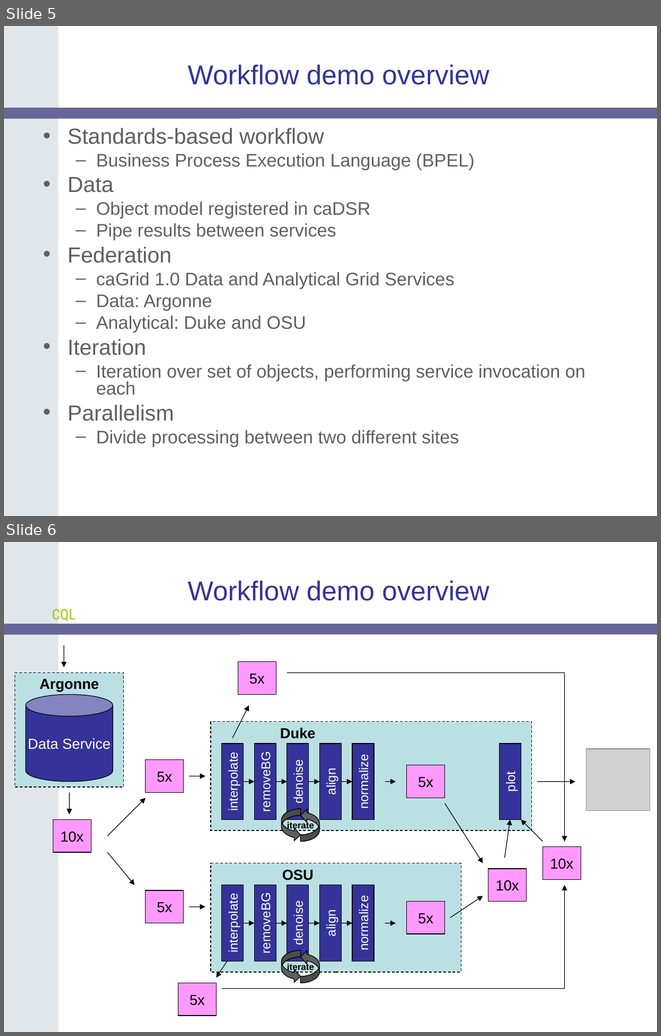
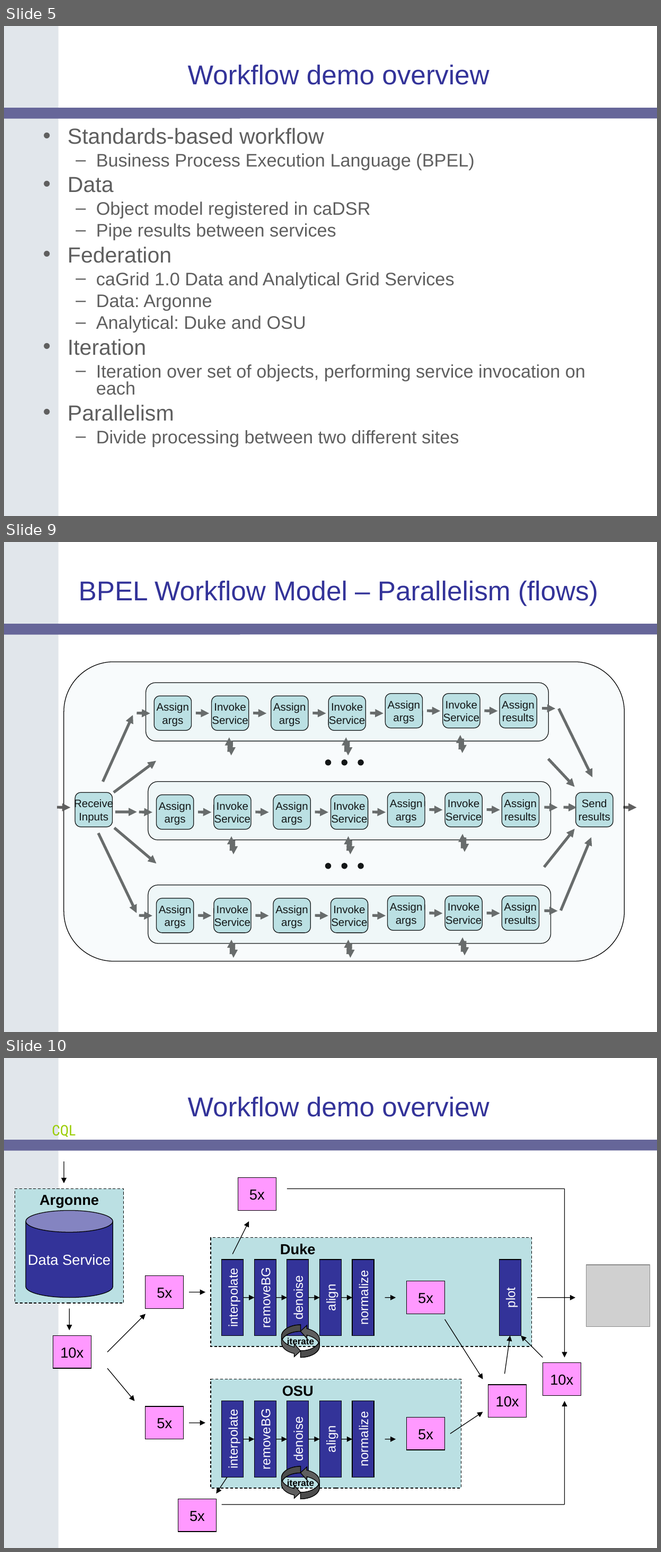
Before and after one commit to NCIP/cagrid-docs, a slide deck: presentations/200604_AnnualMeeting/caGrid-1.0-Demo.ppt. Shown one above the other, each under a label of ours: slides 5 and 6 before the commit, slides 5, 9 and 10 after it; the slides between them are not shown. The pictures are 661x1036 and 661x1552 pixels, drawn with LibreOffice and Linux fonts; fonts in the diff are those of the drawing; grey boxes stand for pictures; background and template pictures are left out. Boxes give left, top, right and bottom in pixels: in the first picture for what was removed or moved away, otherwise in the second. Text is boxed around its words. In the diff, an @@ line names an element or a change of style, - is before the commit and + after.

Commit message:
Added visual slides for workflow Demo introduction.

```diff
--- a/presentations/200604_AnnualMeeting/caGrid-1.0-Demo.ppt
+++ b/presentations/200604_AnnualMeeting/caGrid-1.0-Demo.ppt
@@ slide 9 added at (x1=4, y1=542, x2=657, y2=1032), background #FFFFFF; not listed: 2 template elements that a slide beside it also shows @@
@@ title added at (x1=79, y1=581, x2=598, y2=606), 30 pt, text #333399 @@
+BPEL Workflow Model – Parallelism (flows)
@@ rounded rectangle added at (x1=64, y1=661, x2=624, y2=961), fill #BBE0E3 at 10% opacity, outline #000000 0.74 pt @@
@@ arrow added from (103, 782) to (133, 715), #5F5F5F 3 pt @@
@@ group added at (x1=136, y1=682, x2=555, y2=756): 14 arrows, 8 rounded rectangles @@
+Assign
+results
+Assign
+args
+Invoke
+Service
+Assign
+args
+Invoke
+Service
+Assign
+args
+Invoke
+Service
@@ arrow added from (559, 708) to (592, 777), #5F5F5F 3 pt @@
@@ arrow added from (114, 792) to (156, 761), #5F5F5F 3 pt @@
@@ ellipse added at (x1=325, y1=759, x2=330, y2=765), fill #000000, outline #000000 0.74 pt @@
@@ ellipse added at (x1=342, y1=759, x2=347, y2=765), fill #000000, outline #000000 0.74 pt @@
@@ ellipse added at (x1=358, y1=759, x2=363, y2=765), fill #000000, outline #000000 0.74 pt @@
@@ arrow added from (548, 759) to (575, 787), #5F5F5F 3 pt @@
@@ rounded rectangle added at (x1=75, y1=792, x2=113, y2=827), fill #BBE0E3, outline #000000 0.74 pt, 12 pt, text #000000 @@
+Receive
+Inputs
@@ rounded rectangle added at (x1=576, y1=792, x2=613, y2=827), fill #BBE0E3, outline #000000 0.74 pt, 12 pt, text #000000 @@
+Send
+results
@@ arrow added from (57, 807) to (71, 807), #5F5F5F 3 pt @@
@@ arrow added from (115, 812) to (136, 812), #5F5F5F 3 pt @@
@@ group added at (x1=139, y1=782, x2=558, y2=854): 14 arrows, 8 rounded rectangles @@
+Assign
+results
+Assign
+args
+Invoke
+Service
+Assign
+args
+Invoke
+Service
+Assign
+args
+Invoke
+Service
@@ arrow added from (564, 807) to (576, 807), #5F5F5F 3 pt @@
@@ arrow added from (623, 807) to (637, 807), #5F5F5F 3 pt @@
@@ arrow added from (98, 833) to (136, 913), #5F5F5F 3 pt @@
@@ arrow added from (114, 828) to (156, 863), #5F5F5F 3 pt @@
@@ arrow added from (544, 867) to (575, 829), #5F5F5F 3 pt @@
@@ arrow added from (561, 910) to (591, 837), #5F5F5F 3 pt @@
@@ ellipse added at (x1=325, y1=863, x2=330, y2=868), fill #000000, outline #000000 0.74 pt @@
@@ ellipse added at (x1=342, y1=863, x2=347, y2=868), fill #000000, outline #000000 0.74 pt @@
@@ ellipse added at (x1=358, y1=863, x2=363, y2=868), fill #000000, outline #000000 0.74 pt @@
@@ group added at (x1=139, y1=885, x2=558, y2=958): 14 arrows, 8 rounded rectangles @@
+Assign
+results
+Assign
+args
+Invoke
+Service
+Assign
+args
+Invoke
+Service
+Assign
+args
+Invoke
+Service
@@ what was slide 6 is now slide 10 @@
```
Also in this commit, not shown: 3 other slides added.
